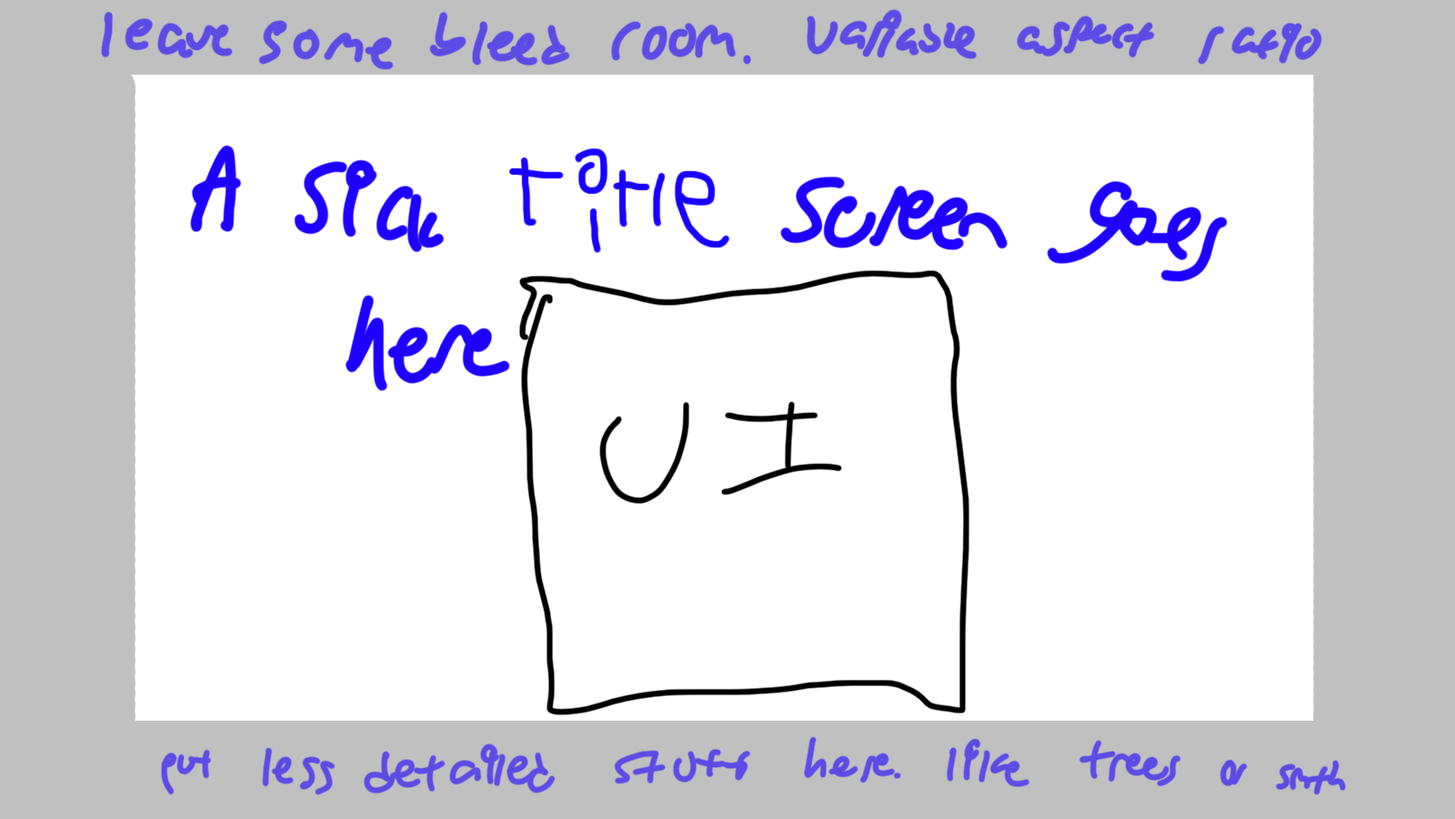
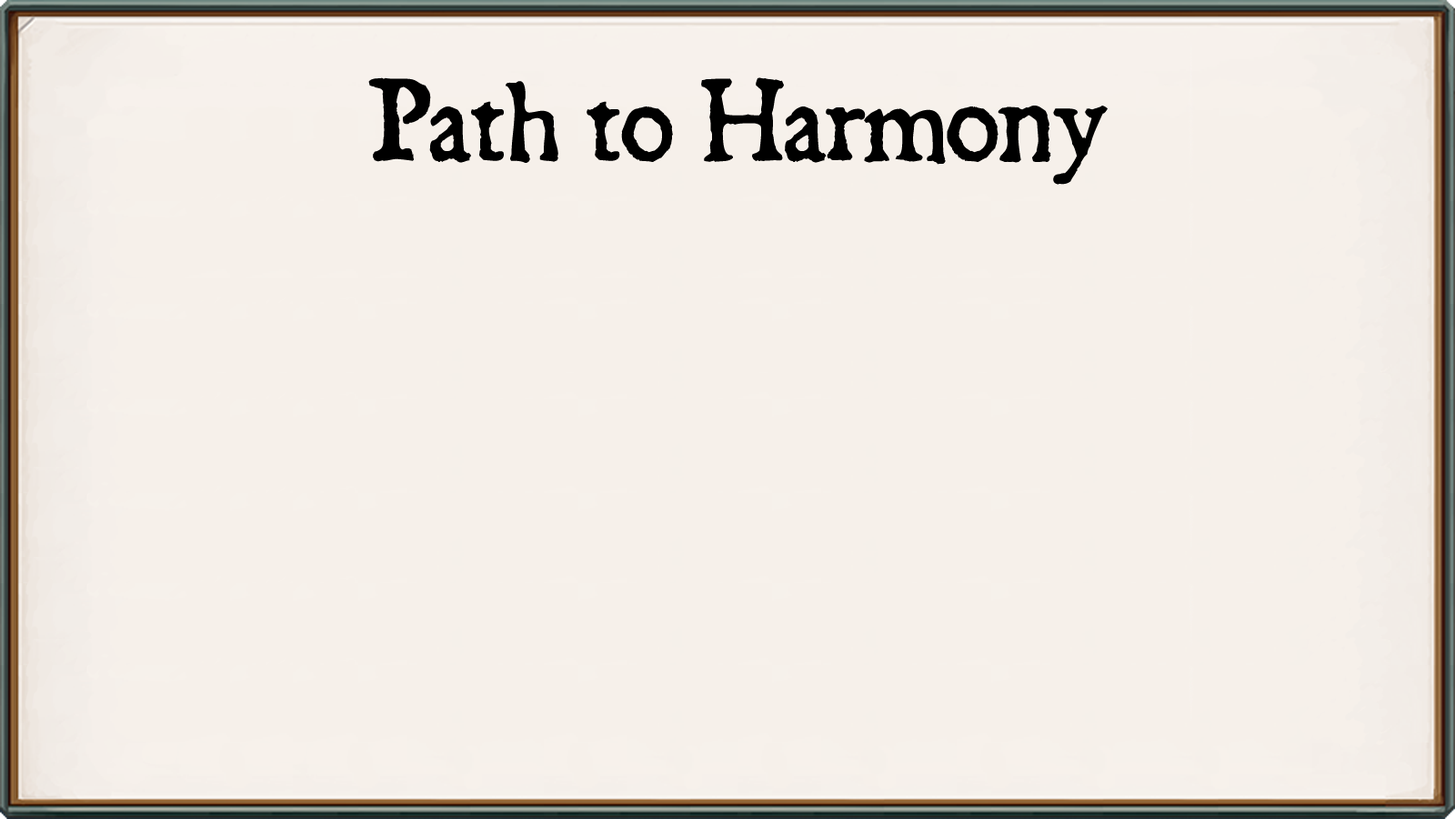
Before/after of a 1455×819 layered artwork. What changed in the layer stack:
added layer "Path to Harmony" above "Layer 11" over [368, 77, 1108, 185]
renamed "Layer 1" to "Layer 11", painted on it over [0, 0, 1455, 819]
